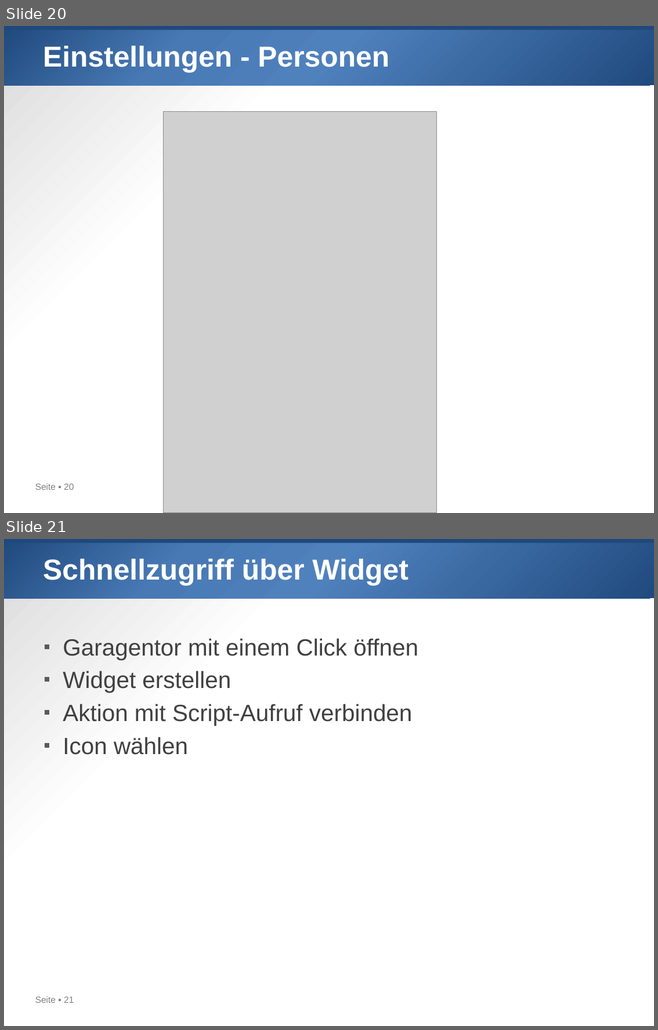
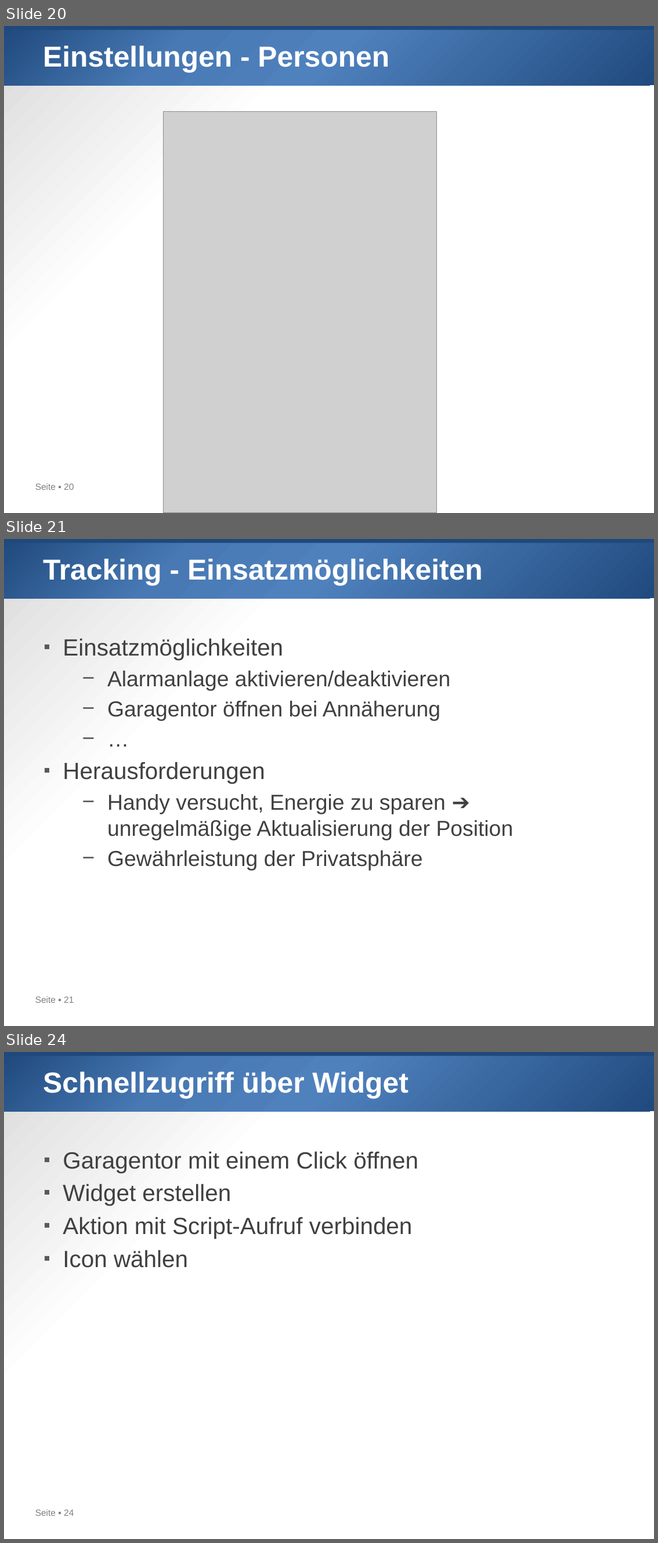
Before and after one commit to htl-leo/sperlhof, a slide deck: 2025-03-31/02_companion app.pptx. Shown one above the other, each under a label of ours: slides 20 and 21 before the commit, slides 20, 21 and 24 after it; the slides between them are not shown. The pictures are 658x1030 and 658x1543 pixels, drawn with LibreOffice and Linux fonts; fonts in the diff are those of the drawing; grey boxes stand for pictures. Boxes give left, top, right and bottom in pixels: in the first picture for what was removed or moved away, otherwise in the second. Text is boxed around its words. In the diff, an @@ line names an element or a change of style, - is before the commit and + after.

```diff
--- a/2025-03-31/02_companion app.pptx
+++ b/2025-03-31/02_companion app.pptx
@@ slide 21 added at bbox=[4, 539, 654, 1026], background gradient #FFFFFF to #D9D9D9; not listed: 3 template elements that a slide beside it also shows @@
@@ title added at bbox=[43, 559, 482, 586], 32 pt, text #FFFFFF, bold @@
+Tracking - Einsatzmöglichkeiten
@@ text added at bbox=[63, 638, 513, 871], 24 pt, text #404040 @@
+▪ Einsatzmöglichkeiten
+  − Alarmanlage aktivieren/deaktivieren
+  − Garagentor öffnen bei Annäherung
+  − …
+▪ Herausforderungen
+  − Handy versucht, Energie zu sparen ➔ unregelmäßige Aktualisierung der Position
+  − Gewährleistung der Privatsphäre
@@ what was slide 21 is now slide 24 @@
@@ page number at bbox=[35, 1510, 74, 1516]: text changed @@
-Seite ▪ 21
+Seite ▪ 24
```
Also in this commit, not shown: 4 slides changed, 2 other slides added, 27 other files.
